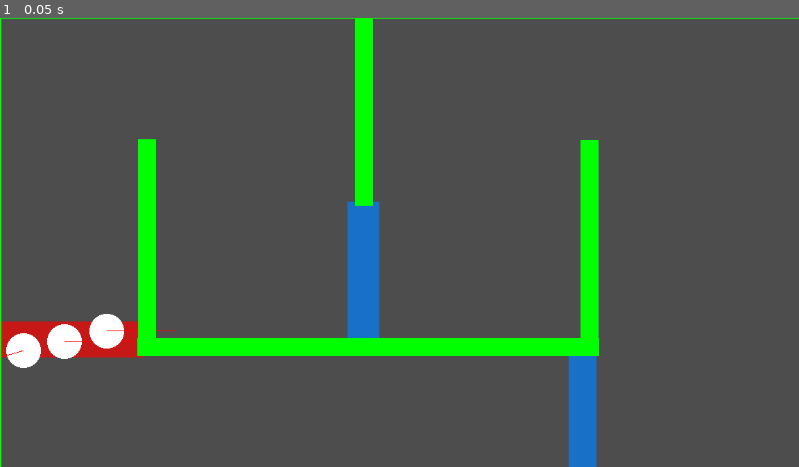
Above: before the commit, frame 1.
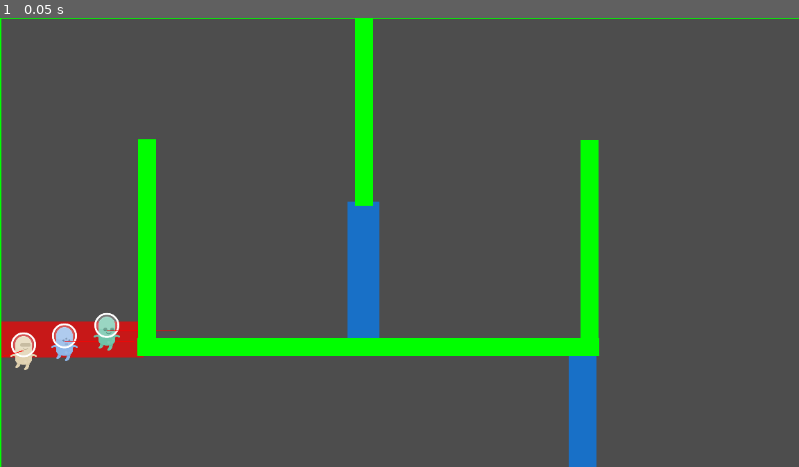
Above: after the commit, the same moment.

Repository: pgrenon1/champain
Game: Godot game, scene res://assets/scenes/race_1.tscn
Two runs of this game, one before a commit and one after it. Both use one fixed random seed, a clock stepped at 60 frames per second and the inputs below.
Inputs:
- Up to frame 1 (0.05 s): no input

The runs differ from the first frame. In frame 1, 0.8% of the frame differs, in the area x 0-16%, y 65-79%.
Error after the commit: Invalid access to property or key 'scale' on a base object of type 'null instance'. (res://assets/scripts/player_controller.gd:26)

Commit message:
forgot to save

Diff:
--- a/godot/champain/assets/scenes/player.tscn
+++ b/godot/champain/assets/scenes/player.tscn
@@ -1,7 +1,12 @@
-[gd_scene load_steps=5 format=3 uid="uid://b1qu7gq1j4y0u"]
+[gd_scene load_steps=10 format=3 uid="uid://b1qu7gq1j4y0u"]
 
 [ext_resource type="Script" path="res://assets/scripts/player_controller.gd" id="1_h6qqu"]
-[ext_resource type="Texture2D" uid="uid://cu57xwmw3sqsy" path="res://assets/graphics/circle.png" id="2_g87fq"]
+[ext_resource type="Texture2D" uid="uid://ddty3uka0djv6" path="res://assets/graphics/players/green.png" id="2_41de8"]
+[ext_resource type="Script" path="res://assets/scripts/player_sprite.gd" id="2_wabwe"]
+[ext_resource type="Texture2D" uid="uid://ckxodslfgm075" path="res://assets/graphics/players/beige.png" id="4_cmnmq"]
+[ext_resource type="Texture2D" uid="uid://bxignvq60u5h8" path="res://assets/graphics/players/blue.png" id="5_7cqra"]
+[ext_resource type="Texture2D" uid="uid://cjtqq2ee0p373" path="res://assets/graphics/players/pink.png" id="6_pg1nv"]
+[ext_resource type="Texture2D" uid="uid://bdistmynmx5pb" path="res://assets/graphics/players/yellow.png" id="7_ppmdj"]
 
 [sub_resource type="PhysicsMaterial" id="PhysicsMaterial_p470m"]
 friction = 0.0
@@ -21,12 +26,15 @@
 spray_max_impulse = 400
 spray_max_force = 1200
 spray_max_duration = 1.5
-_sprite = NodePath("Sprite2D")
+_sprite = NodePath("")
 metadata/_edit_group_ = true
 
 [node name="Sprite2D" type="Sprite2D" parent="."]
-scale = Vector2(0.1, 0.1)
-texture = ExtResource("2_g87fq")
+position = Vector2(0, -16.2)
+scale = Vector2(0.345, 0.345)
+texture = ExtResource("4_cmnmq")
+script = ExtResource("2_wabwe")
+sprites = Array[Texture2D]([ExtResource("4_cmnmq"), ExtResource("5_7cqra"), ExtResource("2_41de8"), ExtResource("6_pg1nv"), ExtResource("7_ppmdj")])
 
 [node name="CollisionShape2D" type="CollisionShape2D" parent="."]
 scale = Vector2(0.1, 0.1)
